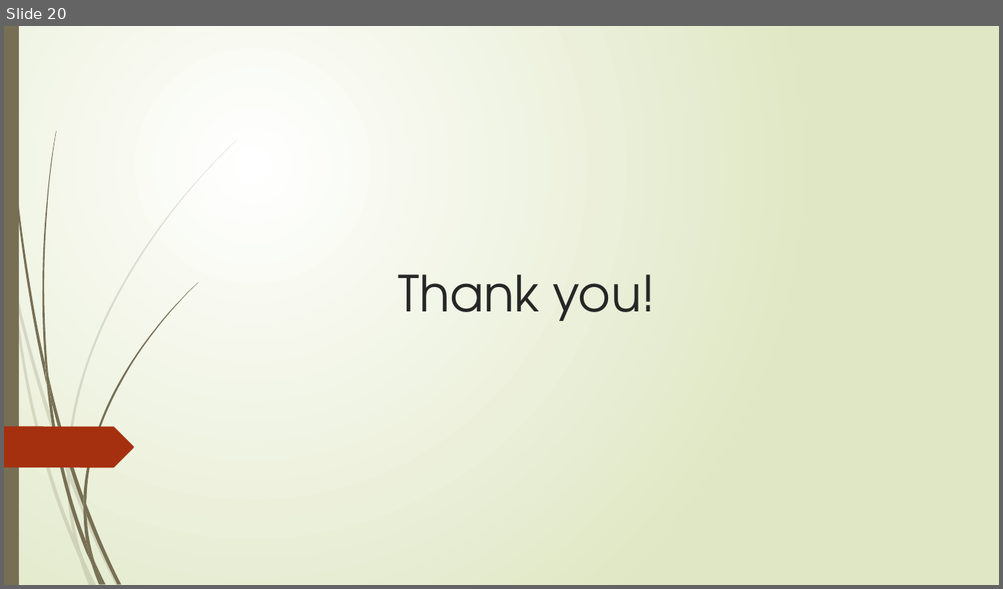
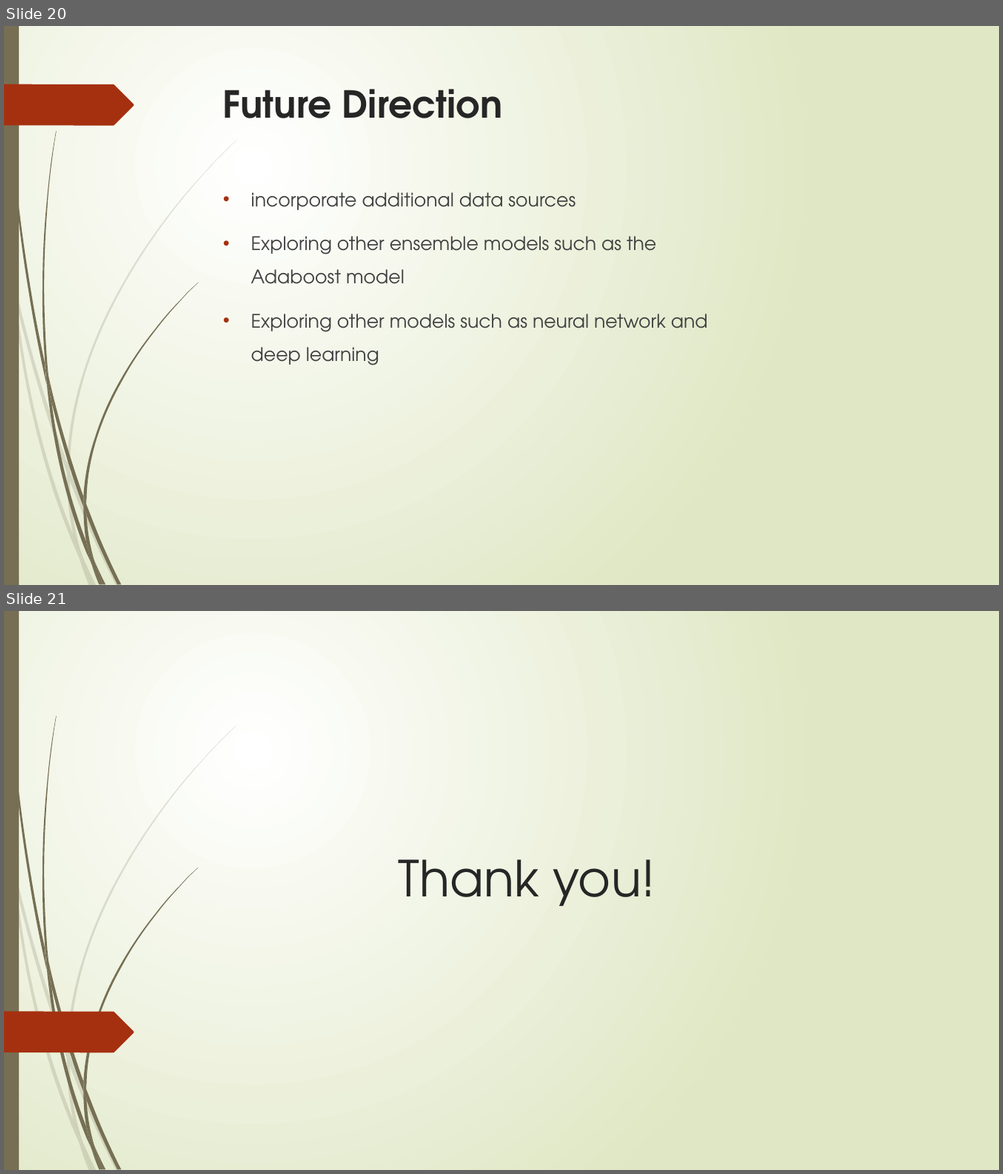
Before and after one commit to arezoo396/Capstone2-Food-Demand-Forecasting, a slide deck: Reports/Capstone2_Final_Slides.pptx. Shown one above the other, each under a label of ours: slide 20 before the commit, slides 20 and 21 after it. The pictures are 1003x589 and 1003x1174 pixels, drawn with LibreOffice and Linux fonts; fonts in the diff are those of the drawing. Boxes give left, top, right and bottom in pixels: in the first picture for what was removed or moved away, otherwise in the second. Text is boxed around its words. In the diff, an @@ line names an element or a change of style, - is before the commit and + after.

```diff
--- a/Reports/Capstone2_Final_Slides.pptx
+++ b/Reports/Capstone2_Final_Slides.pptx
@@ slide 20 added at [4,26,999,585], background gradient #FFFFFF to #DFE8C4; not listed: 23 template elements that a slide beside it also shows @@
@@ freeform shape added at [4,84,134,125], fill #A53010 @@
@@ title added at [223,89,503,118], 36 pt, text #262626, bold @@
+Future Direction
@@ text added at [251,192,708,366], 18 pt, text #404040 @@
+• incorporate additional data sources
+• Exploring other ensemble models such as the Adaboost model
+• Exploring other models such as neural network and deep learning
@@ what was slide 20 is now slide 21 @@
```
Also in this commit, not shown: 15 slides changed, 3 other slides added, 1 slide removed.
